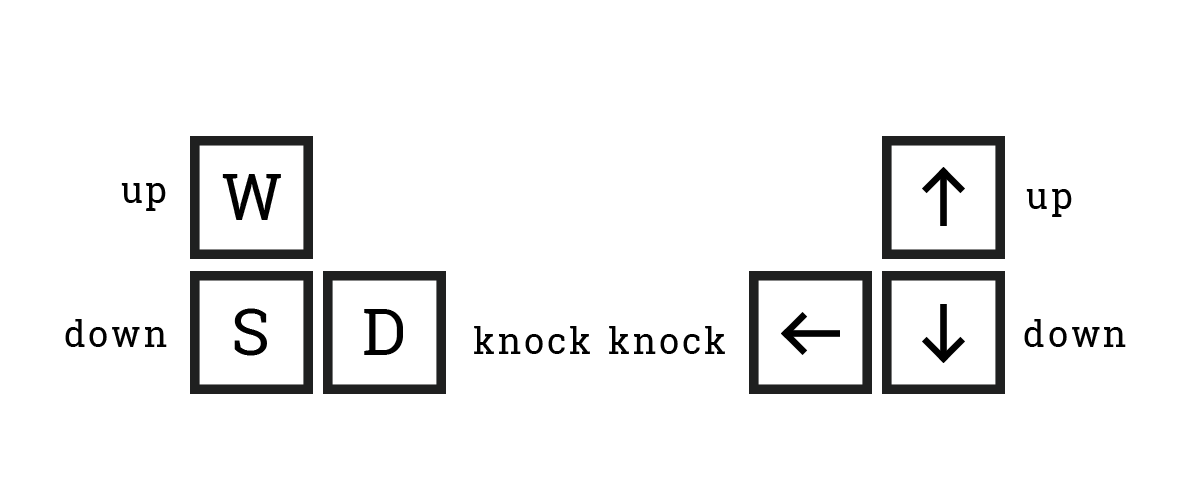
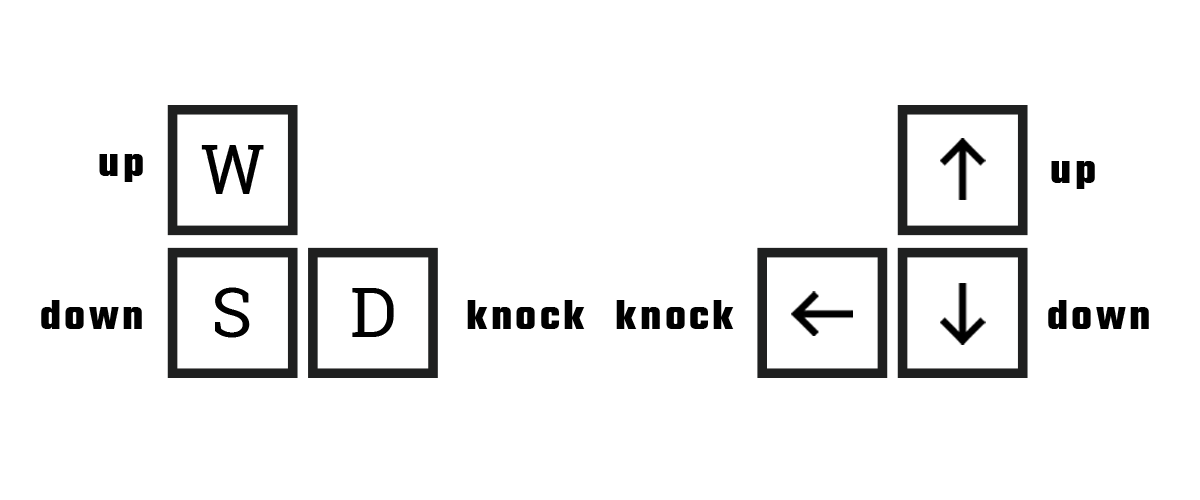
Layers edited between the first and the second 1200px x 500px image:
painted on "knock" (1st of 2, in "Gruppe 1") over 609, 300, 734, 354
painted on "knock" (2nd of 2, in "Gruppe 1") over 467, 300, 590, 354
painted on "down" (1st of 2, in "Gruppe 1") over 1024, 300, 1149, 347
painted on "up" (1st of 2, in "Gruppe 1") over 1026, 161, 1095, 217
painted on "down" (2nd of 2, in "Gruppe 1") over 41, 300, 167, 347
painted on "up" (2nd of 2, in "Gruppe 1") over 99, 154, 166, 211
painted on "Ebene 1 Kopie" (1st of 2, in "Gruppe 1") over 922, 138, 986, 226
painted on "Ebene 1 Kopie" (2nd of 2, in "Gruppe 1") over 922, 283, 986, 363
painted on "Ebene 1" over 781, 291, 853, 355
painted on "Rechteck 1 Kopie 3" (1st of 3, in "Gruppe 1") over 749, 247, 888, 394
painted on "Rechteck 1 Kopie 3" (2nd of 3, in "Gruppe 1") over 882, 247, 1028, 394
painted on "Rechteck 1 Kopie 3" (3rd of 3, in "Gruppe 1") over 882, 105, 1028, 259
painted on "D" over 352, 288, 403, 355
painted on "S" over 215, 287, 267, 356
painted on "W" over 201, 145, 281, 220
painted on "Rechteck 1 Kopie 2" over 308, 247, 446, 394
painted on "Rechteck 1 Kopie" over 167, 247, 313, 394
painted on "Rechteck 1" over 167, 105, 313, 259
